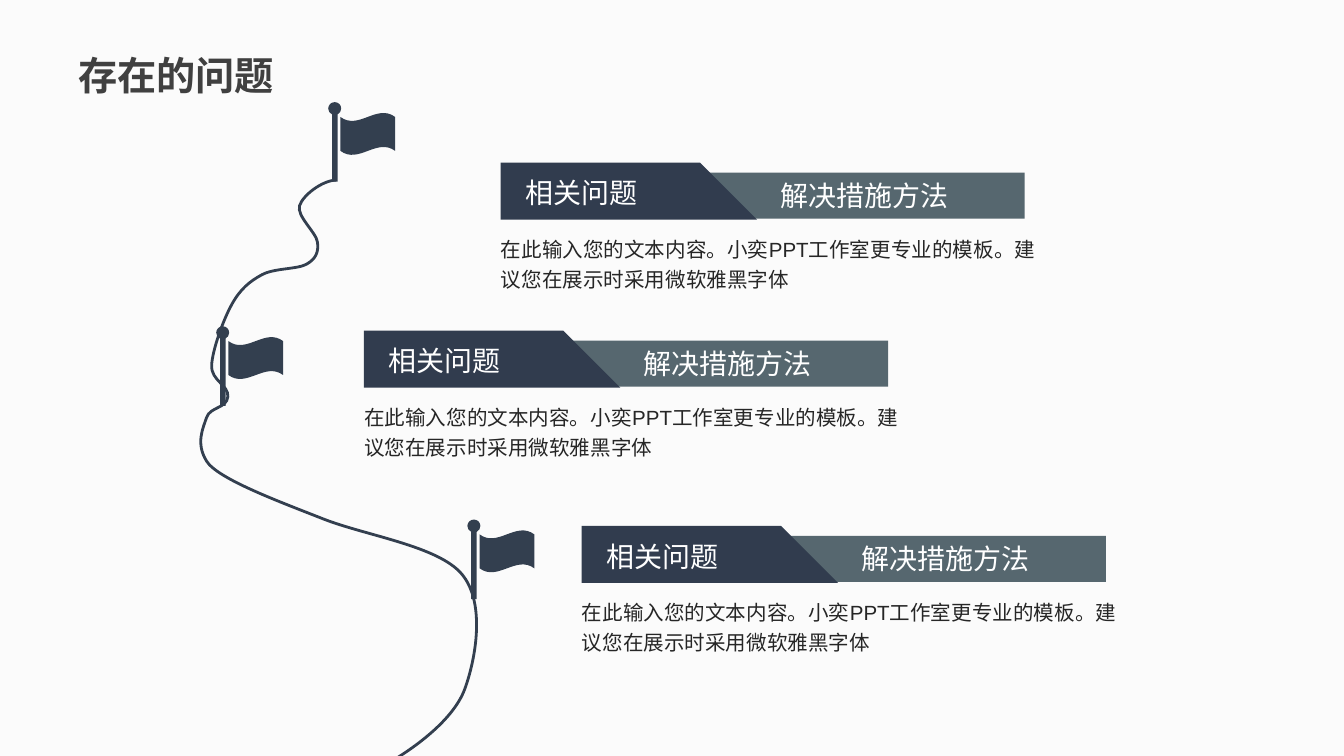
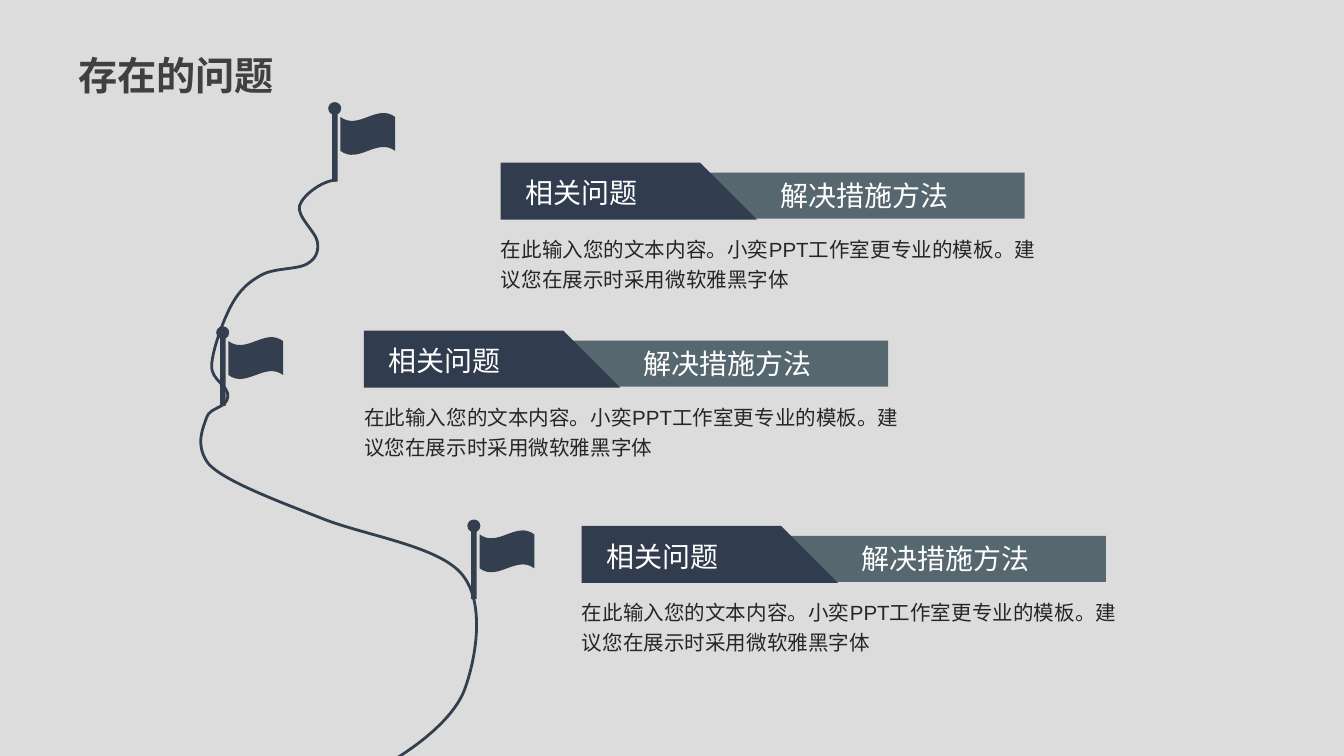
Before and after one commit to chenshuaihua/Graduate, a slide deck: slide 47 of 毕设文件/陈帅华-2016014016-自实1601-中期答辩.pptx (slide 31 before the commit). Drawn at 1344x756 pixels with LibreOffice and Linux fonts; fonts in the diff are those of the drawing; background and template pictures are left out. Boxes give left, top, right and bottom in pixels: in the first picture for what was removed or moved away, otherwise in the second. Text is boxed around its words. In the diff, an @@ line names an element or a change of style, - is before the commit and + after.

```diff
--- a/毕设文件/陈帅华-2016014016-自实1601-中期答辩.pptx
+++ b/毕设文件/陈帅华-2016014016-自实1601-中期答辩.pptx
@@ rectangle at box(0, 0, 1344, 755): fill #FFFFFF at 70% opacity to #D7D7D7 at 80% opacity @@
```
Also in this commit, not shown: 5 other slides changed, 16 slides added, 3 other files.
